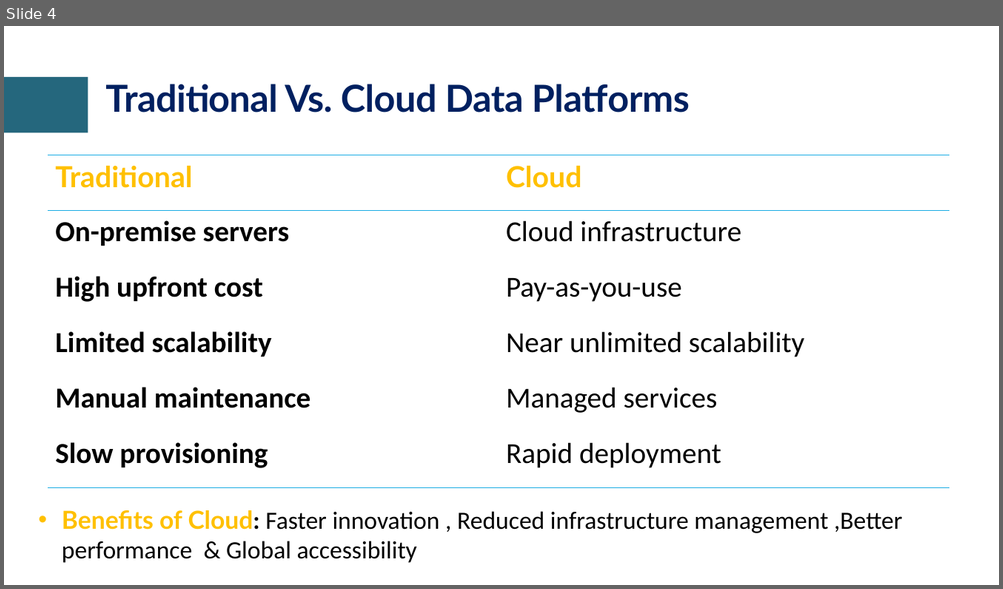
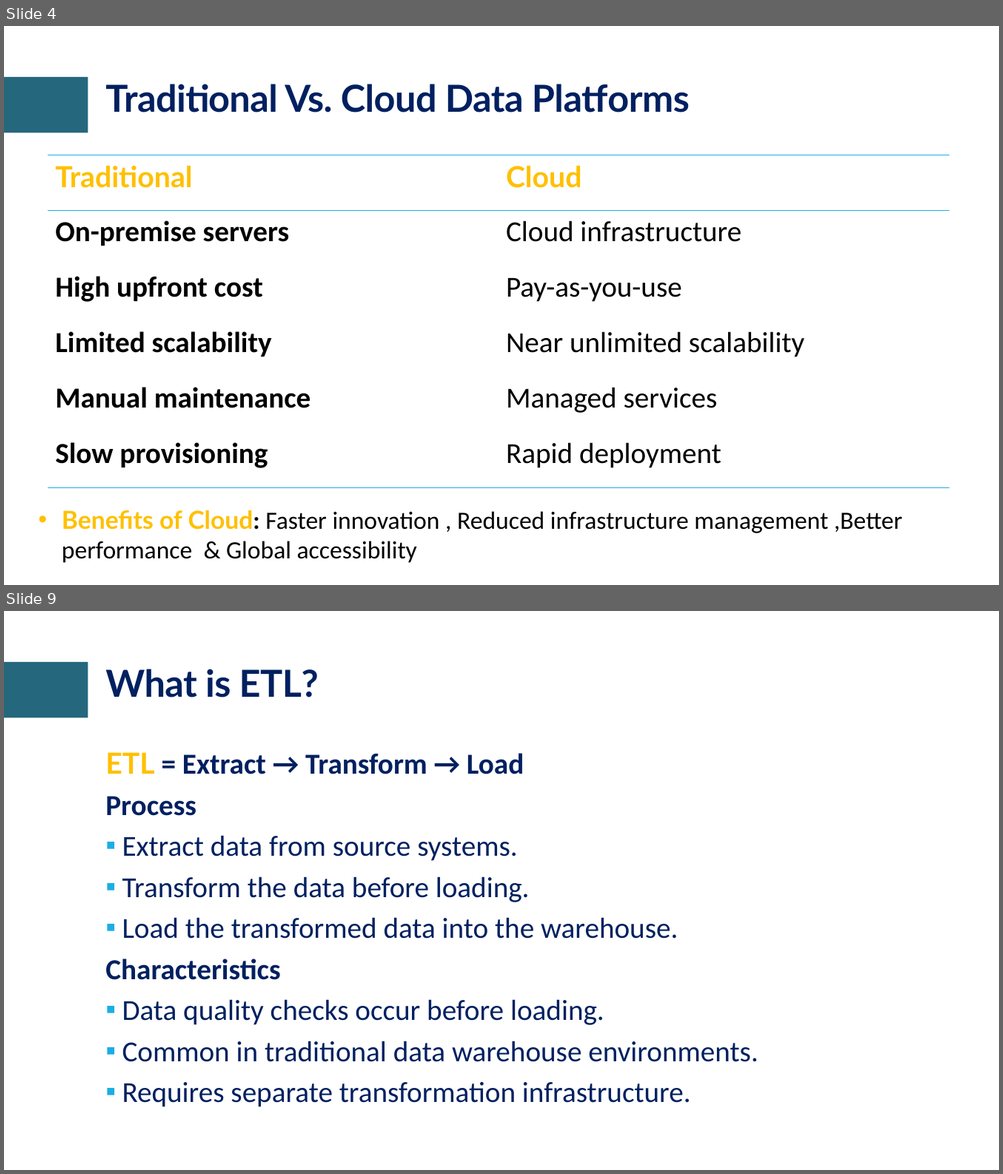
Before and after one commit to craftmulesoft/DataEngineering, a slide deck: Module 3 - Cloud Warehousing & Data Transformation/Cloud Data Platforms & Date Warehousing.pptx. Shown one above the other, each under a label of ours: slide 4 before the commit, slides 4 and 9 after it; the slides between them are not shown. The pictures are 1003x589 and 1003x1174 pixels, drawn with LibreOffice and Linux fonts; fonts in the diff are those of the drawing; background and template pictures are left out. Boxes give left, top, right and bottom in pixels: in the first picture for what was removed or moved away, otherwise in the second. Text is boxed around its words. In the diff, an @@ line names an element or a change of style, - is before the commit and + after.

Commit message:
Data Engineering Acclerator Program

```diff
--- a/Module 3 - Cloud Warehousing & Data Transformation/Cloud Data Platforms & Date Warehousing.pptx
+++ b/Module 3 - Cloud Warehousing & Data Transformation/Cloud Data Platforms & Date Warehousing.pptx
@@ slide 9 added at <box>4,611,999,1170</box>, background #FFFFFF; not listed: 1 template element that a slide beside it also shows @@
@@ title added at <box>105,669,318,698</box>, 36 pt, text #002060, bold @@
+What is ETL?
@@ text added at <box>105,752,758,1108</box>, 28 pt, text #002060 @@
+ETL = Extract → Transform → Load
+Process
+▪ Extract data from source systems.
+▪ Transform the data before loading.
+▪ Load the transformed data into the warehouse.
+Characteristics
+▪ Data quality checks occur before loading.
+▪ Common in traditional data warehouse environments.
+▪ Requires separate transformation infrastructure.
```
Also in this commit, not shown: 1 slide changed, 9 other slides added, 1 slide removed, 2 other files.
